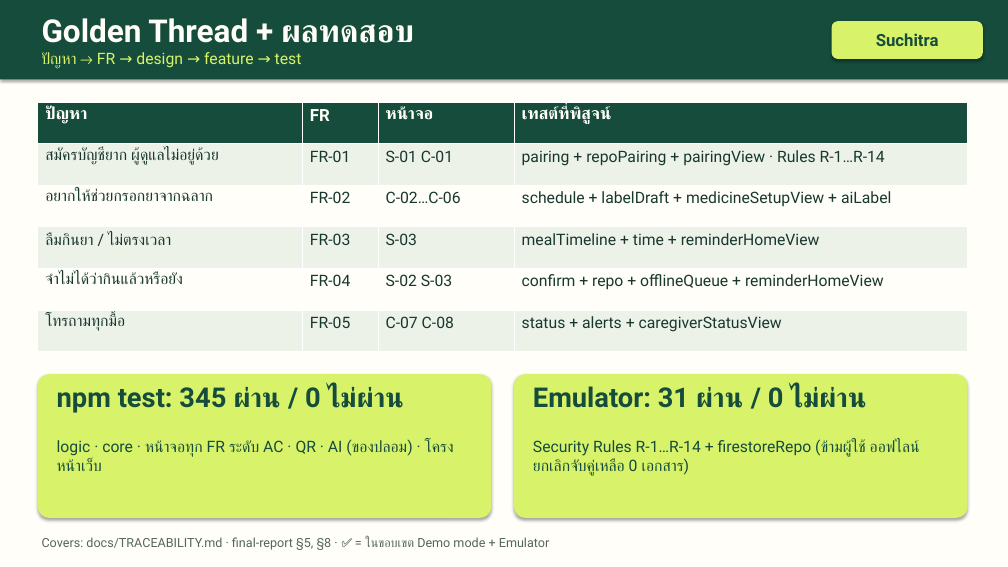
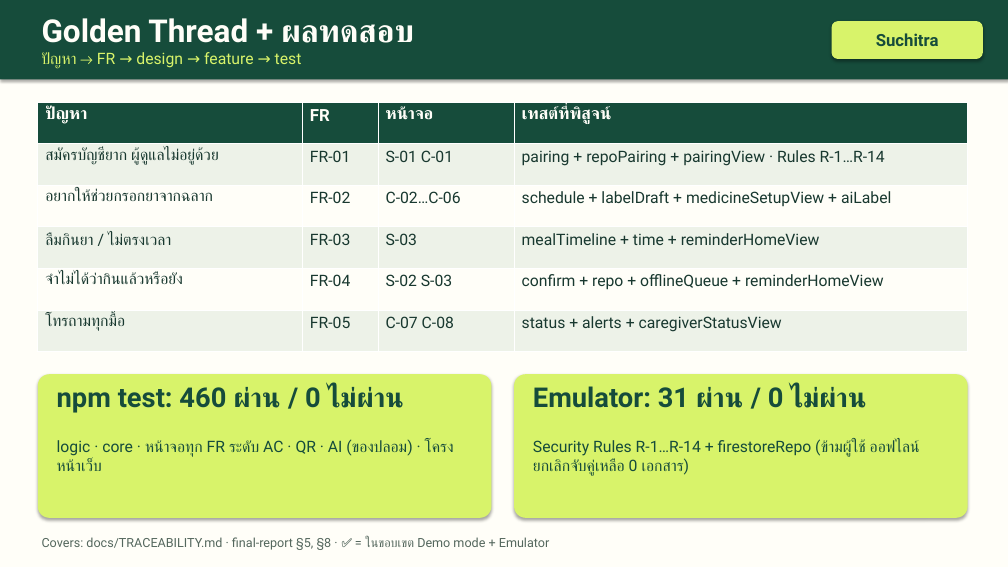
Before and after one commit to yaroo393-png/MedMind, a slide deck: slide 10 of slides/demo-slides.pptx. Drawn at 1008x567 pixels with LibreOffice and Linux fonts; fonts in the diff are those of the drawing. Boxes give left, top, right and bottom in pixels: in the first picture for what was removed or moved away, otherwise in the second. Text is boxed around its words. In the diff, an @@ line names an element or a change of style, - is before the commit and + after.

```diff
--- a/slides/demo-slides.pptx
+++ b/slides/demo-slides.pptx
@@ text at (57, 386, 404, 413): text changed @@
-npm test: 345 ผ่าน / 0 ไม่ผ่าน
+npm test: 460 ผ่าน / 0 ไม่ผ่าน
```
Also in this commit, not shown: 3 other slides changed, 29 other files.
